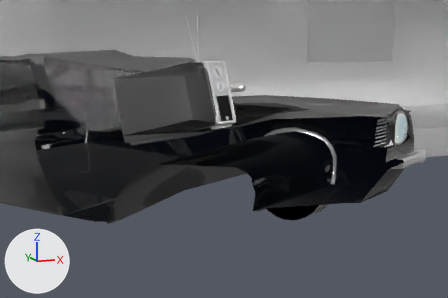
A saved change to the Blender file 04-Shots/shotMotel3.blend.
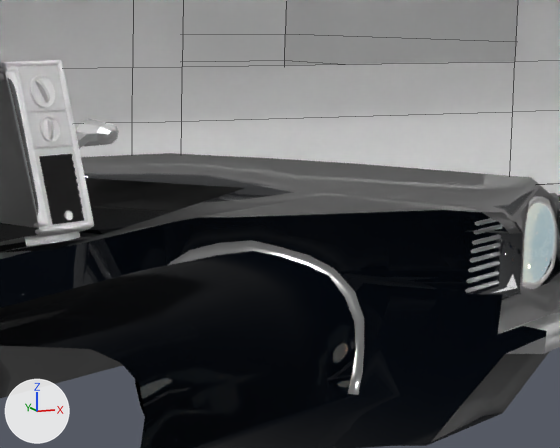
Each version is shown from a camera (50 mm lens) standing at (-2.996, 9.268, 1.852) and looking at (-1.916, 12.009, 1.333), then close up on the part from 45% to 91% of the width and 13% to 68% of the height. The lights are fixed; the arrows at lower left show +X, +Y and +Z. The close-ups show mesh edges as thin lines. Everything nearer to the camera than a plane just in front of the edit is cut away.

Script lines for the objects in view, before the commit:
```python
ob_motel_complete = bpy.data.objects.new('Motel-complete', None)
ob_motel_complete.location = (-10.007, 9.188, 0.874)
ob_motel_complete.show_instancer_for_render = False
ob_motel_complete.instance_type = 'COLLECTION'
ob_motel_complete.instance_collection = col_motel_complete
ob_tv_002 = bpy.data.objects.new('TV.002', None)
ob_tv_002.location = (-2.137, 11.981, 1.42)
ob_tv_002.rotation_euler = (0.0, -0.274, -1.155)  # degrees (0, -16, -66)
ob_tv_002.show_instancer_for_render = False
ob_tv_002.instance_type = 'COLLECTION'
ob_tv_002.instance_collection = col_tv
ob_zerstoertesauto = bpy.data.objects.new('zerstoertesAuto', None)
ob_zerstoertesauto.location = (-2.049, 12.222, 1.102)
ob_zerstoertesauto.rotation_euler = (0.0, 0.0, 6.79)  # degrees (0, 0, 29)
ob_zerstoertesauto.scale = (0.297, 0.297, 0.297)
ob_zerstoertesauto.show_instancer_for_render = False
ob_zerstoertesauto.instance_type = 'COLLECTION'
ob_zerstoertesauto.instance_collection = col_zerstoertesauto
```
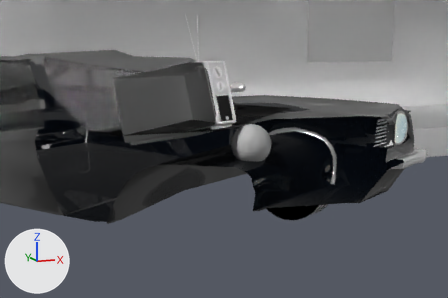
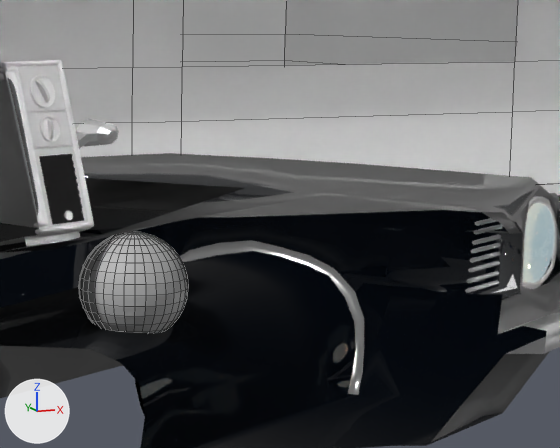
Pixel boxes (x1, y1, x2, y2) of what changed, in the close-ups (560 x 448 px):
'smoke', added
    after: (78, 232, 188, 333)

The change in detail:
Mesh me_sphere_002_1 is new.
It is a UV sphere (32 segments, 16 rings, poles along z) spanning x -1.0..1.0, y -1.0..1.0, z -1.0..1.0.
Object 'smoke' (ob_smoke) is new; it shows me_sphere_002_1.
Its location is (-1.793, 11.965, 1.355).
Its scale is (0.0973, 0.0973, 0.0973).
